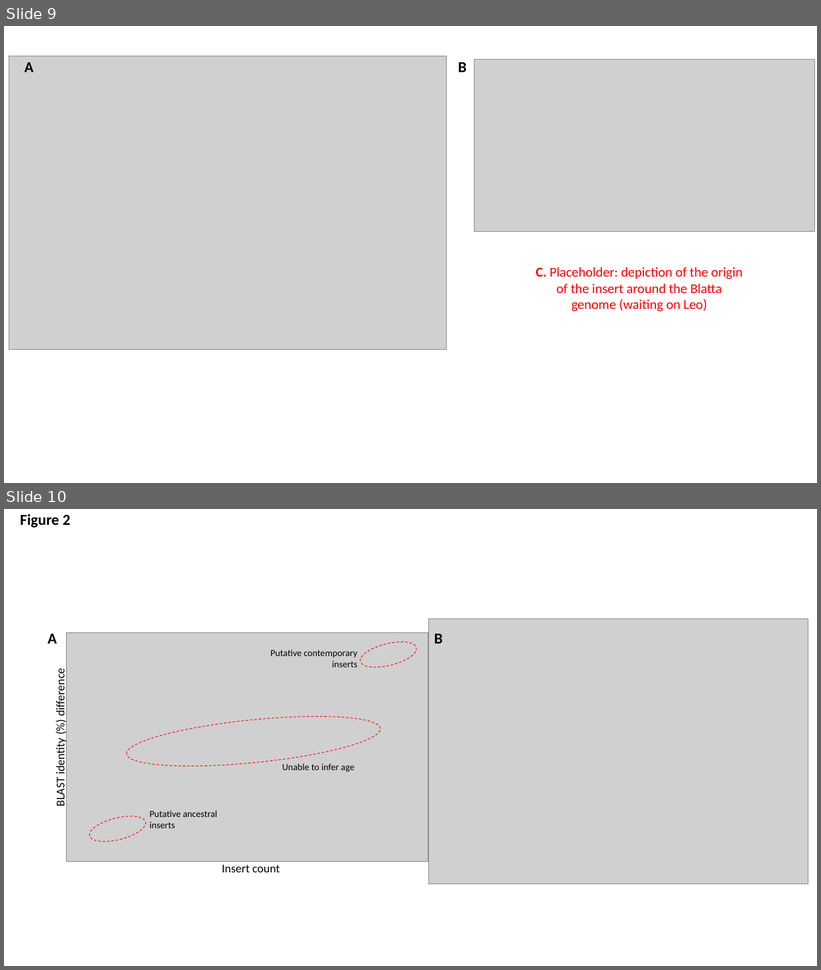
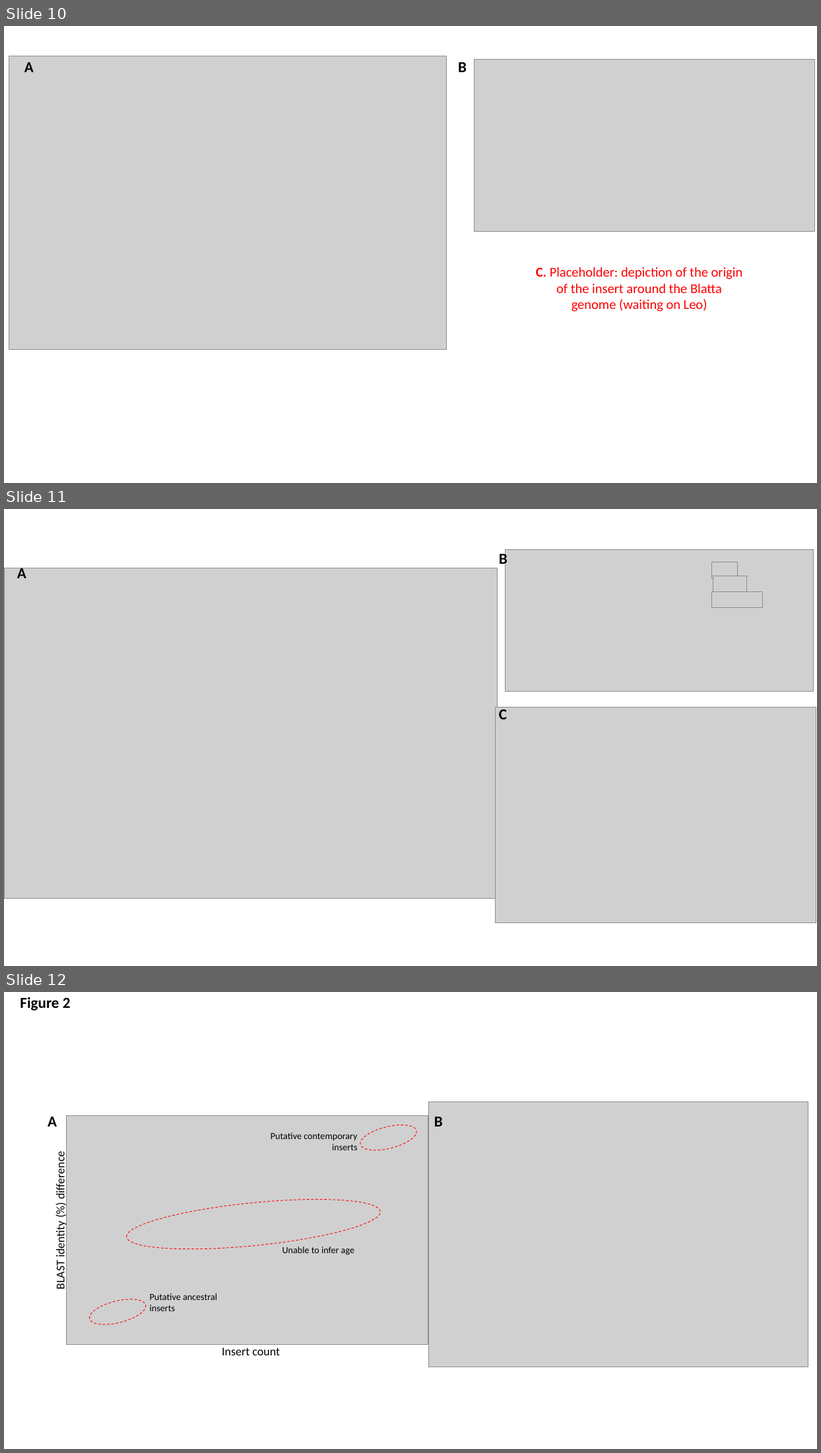
Before and after one commit to MEEP-projects/HGT_pipeline, a slide deck: manuscript/Figures/Blattabacterium HGT_figures-working.pptx. Shown one above the other, each under a label of ours: slides 9 and 10 before the commit, slides 10, 11 and 12 after it. The pictures are 821x970 and 821x1453 pixels, drawn with LibreOffice and Linux fonts; fonts in the diff are those of the drawing; grey boxes stand for pictures. Boxes give left, top, right and bottom in pixels: in the first picture for what was removed or moved away, otherwise in the second. Text is boxed around its words. In the diff, an @@ line names an element or a change of style, - is before the commit and + after.

```diff
--- a/manuscript/Figures/Blattabacterium HGT_figures-working.pptx
+++ b/manuscript/Figures/Blattabacterium HGT_figures-working.pptx
@@ slide 11 added at [4, 509, 817, 966], background #FFFFFF @@
@@ text added at [17, 566, 26, 578], 18 pt, text #000000, bold @@
+A
@@ text added at [499, 551, 508, 568], 18 pt, text #000000, bold @@
+B
@@ picture added at [506, 549, 813, 691] @@
@@ picture added at [712, 562, 738, 579] @@
@@ picture added at [4, 568, 498, 899] @@
@@ picture added at [714, 576, 748, 592] @@
@@ picture added at [712, 592, 763, 608] @@
@@ text added at [499, 706, 507, 720], 18 pt, text #000000, bold @@
+C
@@ picture added at [496, 707, 817, 923] @@
@@ what was slide 9 is now slide 10 @@
@@ what was slide 10 is now slide 12 @@
```
Also in this commit, not shown: 1 other slide added, 7 other files.
